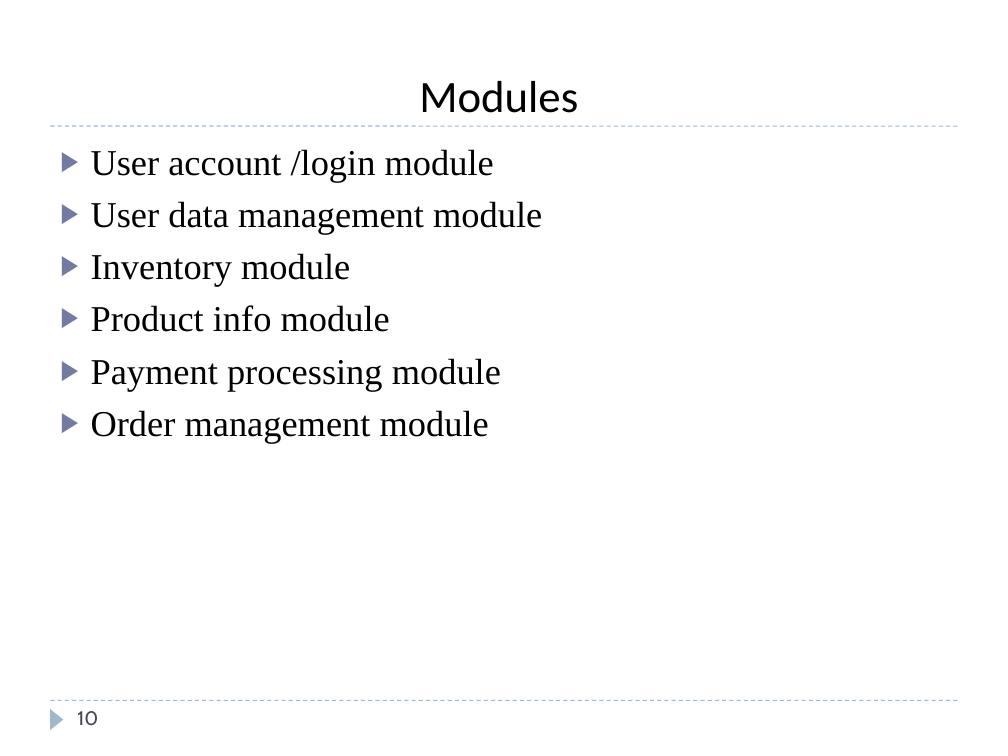
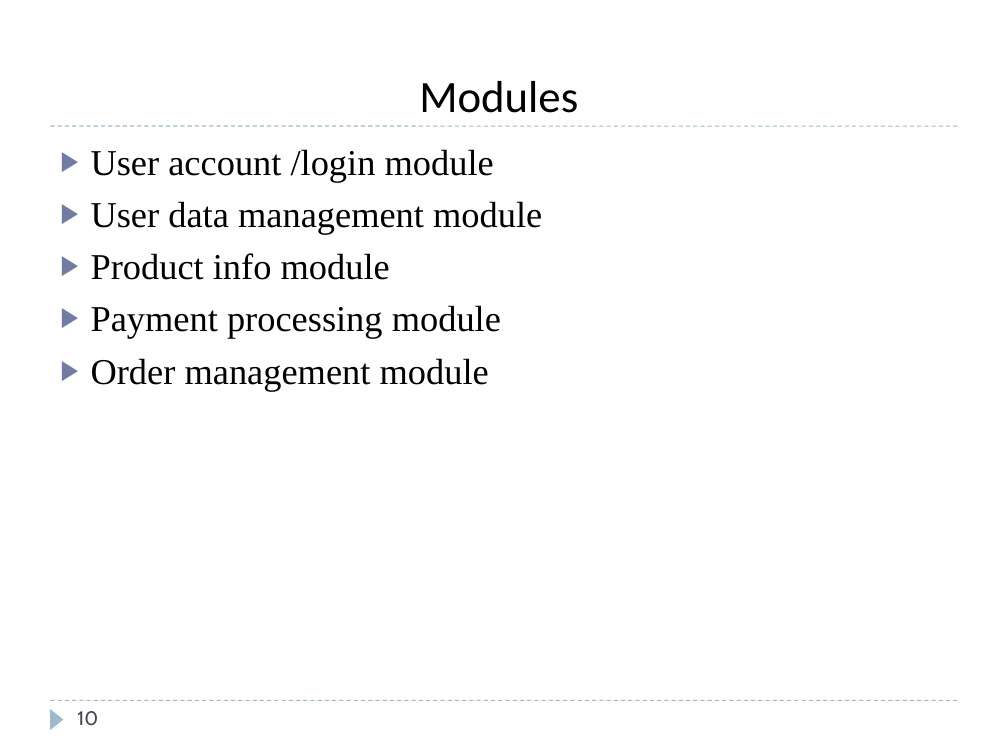
Before and after one commit to Easwer-ALU/ADP-project, a slide deck: slide 10 of ADP-PROJECT-PPT-TEMPLATE.pptx. Drawn at 1008x756 pixels with LibreOffice and Linux fonts; fonts in the diff are those of the drawing. Boxes give left, top, right and bottom in pixels: in the first picture for what was removed or moved away, otherwise in the second. Text is boxed around its words. In the diff, an @@ line names an element or a change of style, - is before the commit and + after.

```diff
--- a/ADP-PROJECT-PPT-TEMPLATE.pptx
+++ b/ADP-PROJECT-PPT-TEMPLATE.pptx
@@ text at (91,253,350,286): paragraph removed @@
-▶ Inventory module
```
Also in this commit, not shown: 2 other slides changed, 1 slide added, 2 slides removed, 5 other files.
